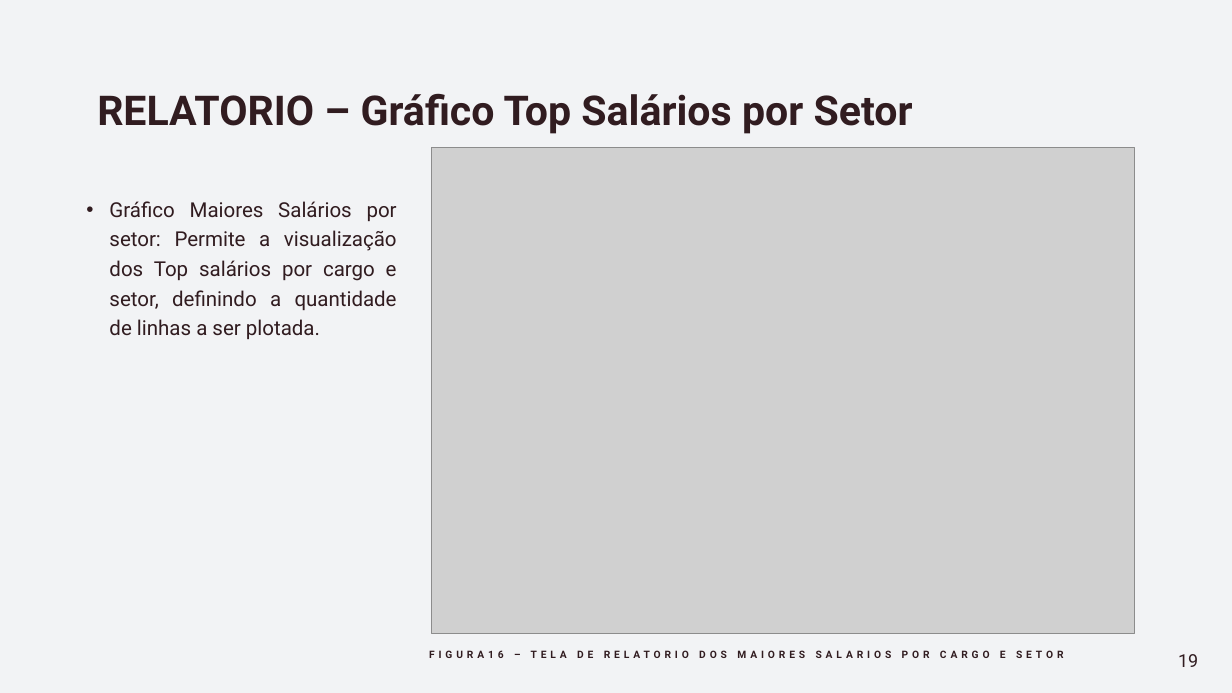
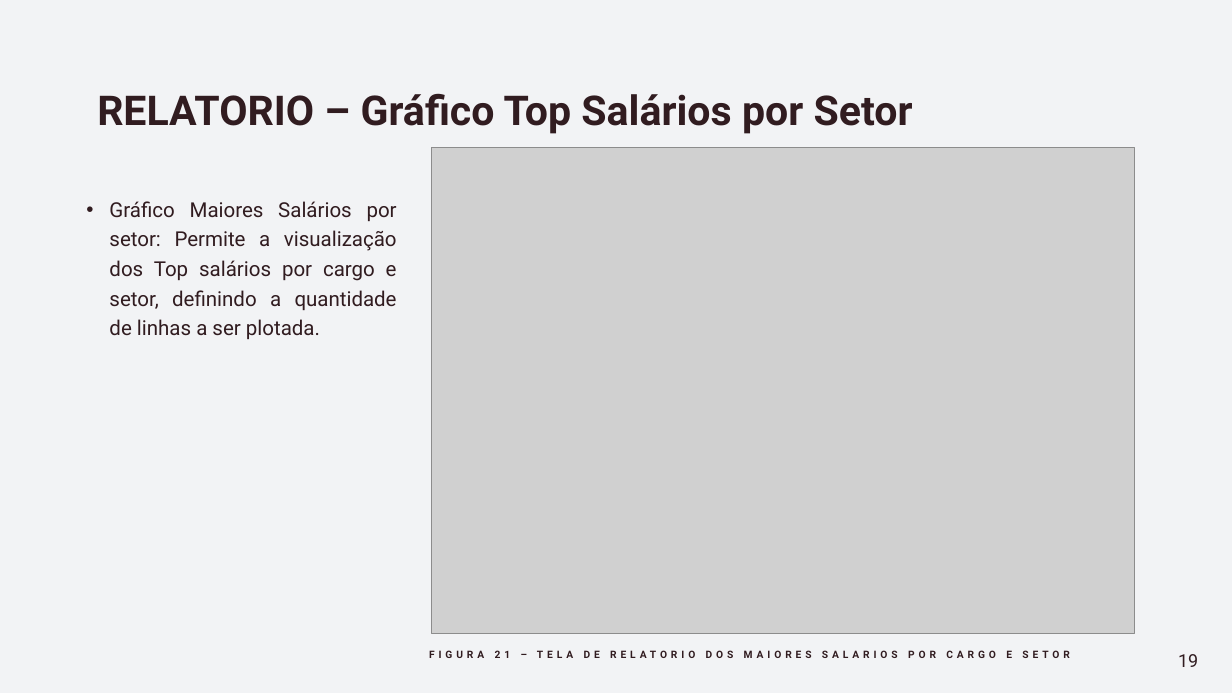
Before and after one commit to eder-ferreira/academia, a slide deck: slide 19 of Documentos/Apresentação -Gestão de Academia.pptx. Drawn at 1232x693 pixels with LibreOffice and Linux fonts; fonts in the diff are those of the drawing; grey boxes stand for pictures. Boxes give left, top, right and bottom in pixels: in the first picture for what was removed or moved away, otherwise in the second. Text is boxed around its words. In the diff, an @@ line names an element or a change of style, - is before the commit and + after.

```diff
--- a/Documentos/Apresentação -Gestão de Academia.pptx
+++ b/Documentos/Apresentação -Gestão de Academia.pptx
@@ text at (429,650,1069,658): text changed @@
-FIGURA16 – TELA DE RELATORIO DOS MAIORES SALARIOS POR CARGO E SETOR
+FIGURA 21 – TELA DE RELATORIO DOS MAIORES SALARIOS POR CARGO E SETOR
```
Also in this commit, not shown: 17 other slides changed, 7 other files.
